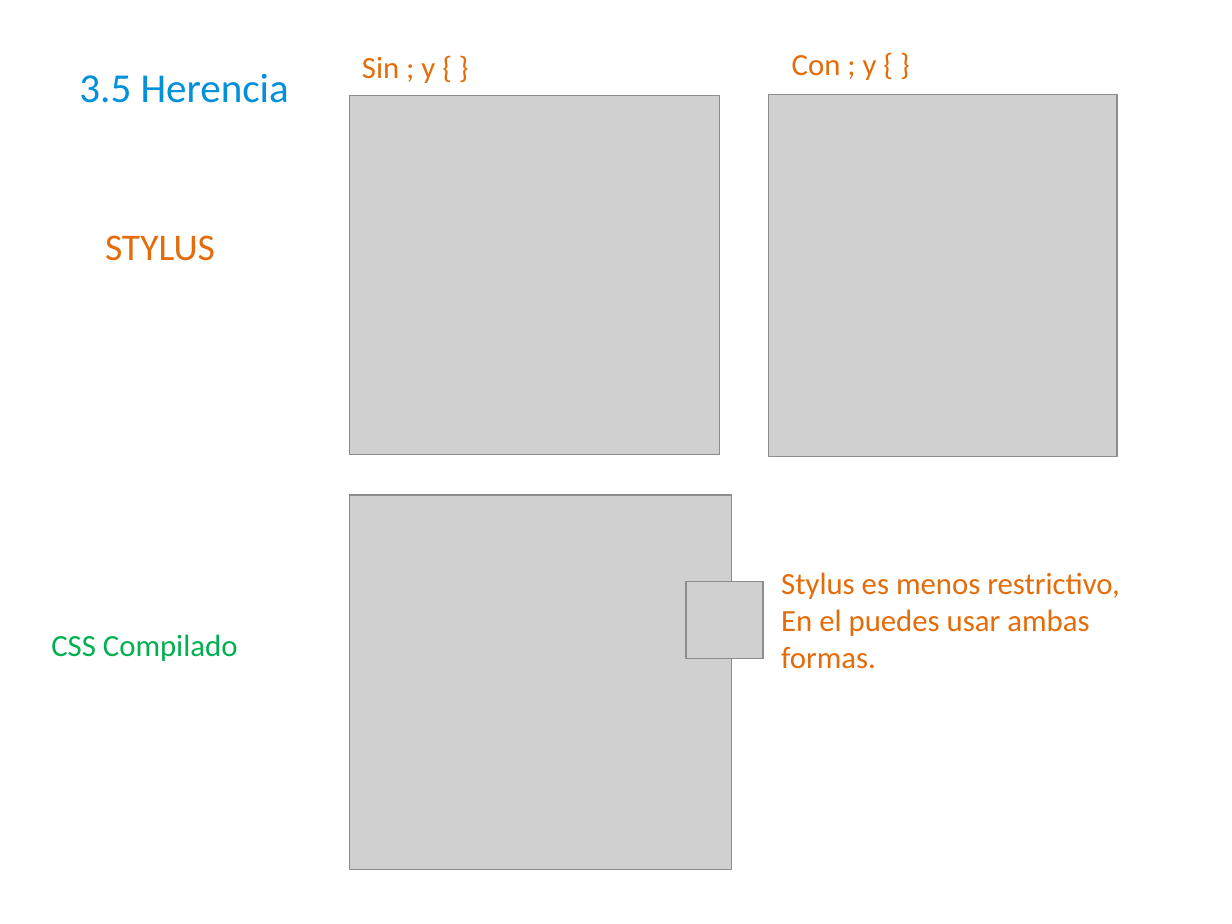
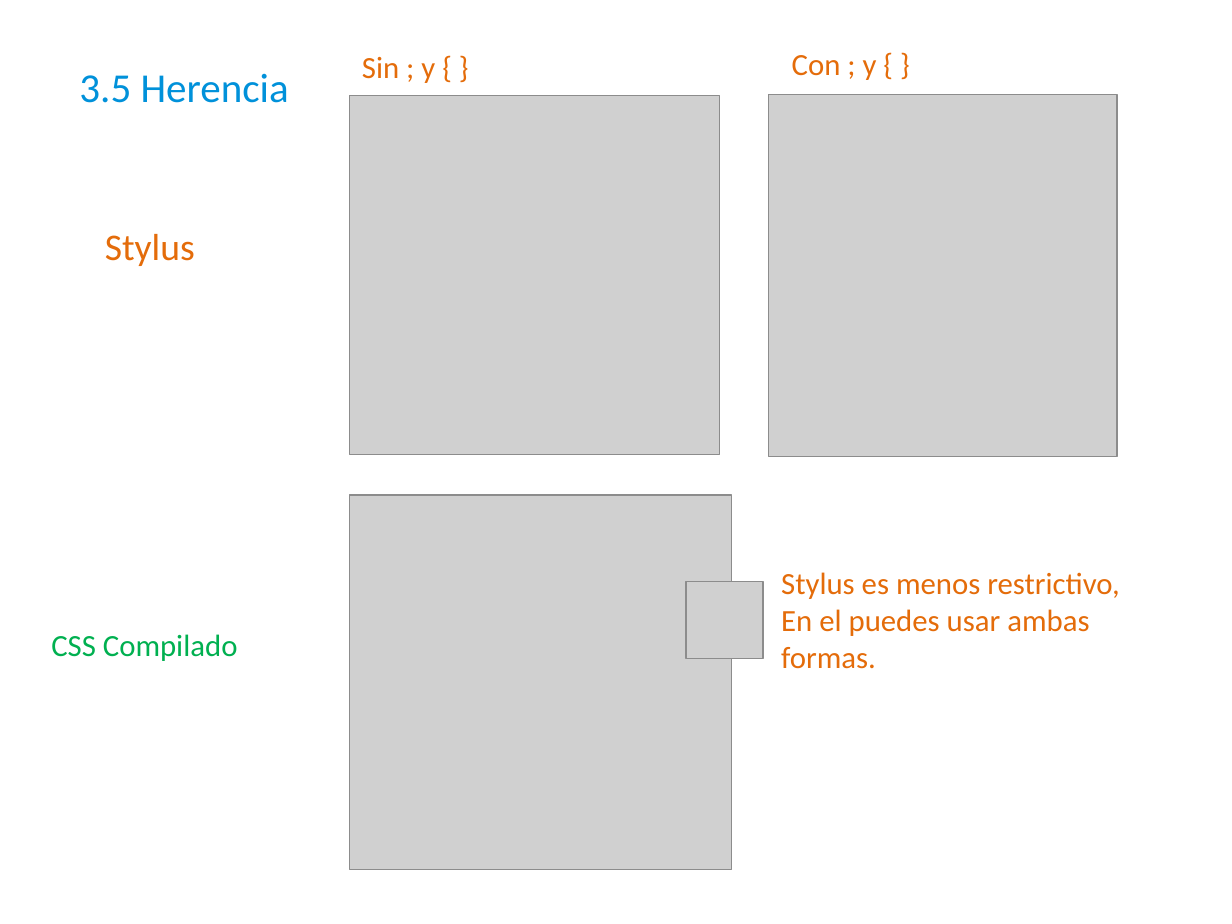
Before and after one commit to javierelipadron/preprocesadores, a slide deck: slide 21 of Preprocesadores SASS - LESS.pptx. Drawn at 1232x924 pixels with LibreOffice and Linux fonts; fonts in the diff are those of the drawing; grey boxes stand for pictures; background and template pictures are left out. Boxes give left, top, right and bottom in pixels: in the first picture for what was removed or moved away, otherwise in the second. Text is boxed around its words. In the diff, an @@ line names an element or a change of style, - is before the commit and + after.

```diff
--- a/Preprocesadores SASS - LESS.pptx
+++ b/Preprocesadores SASS - LESS.pptx
@@ text at bbox=[105, 234, 195, 266]: text changed @@
-STYLUS
+Stylus
```
Also in this commit, not shown: 10 other slides changed, 3 slides added, 1 slide removed.
